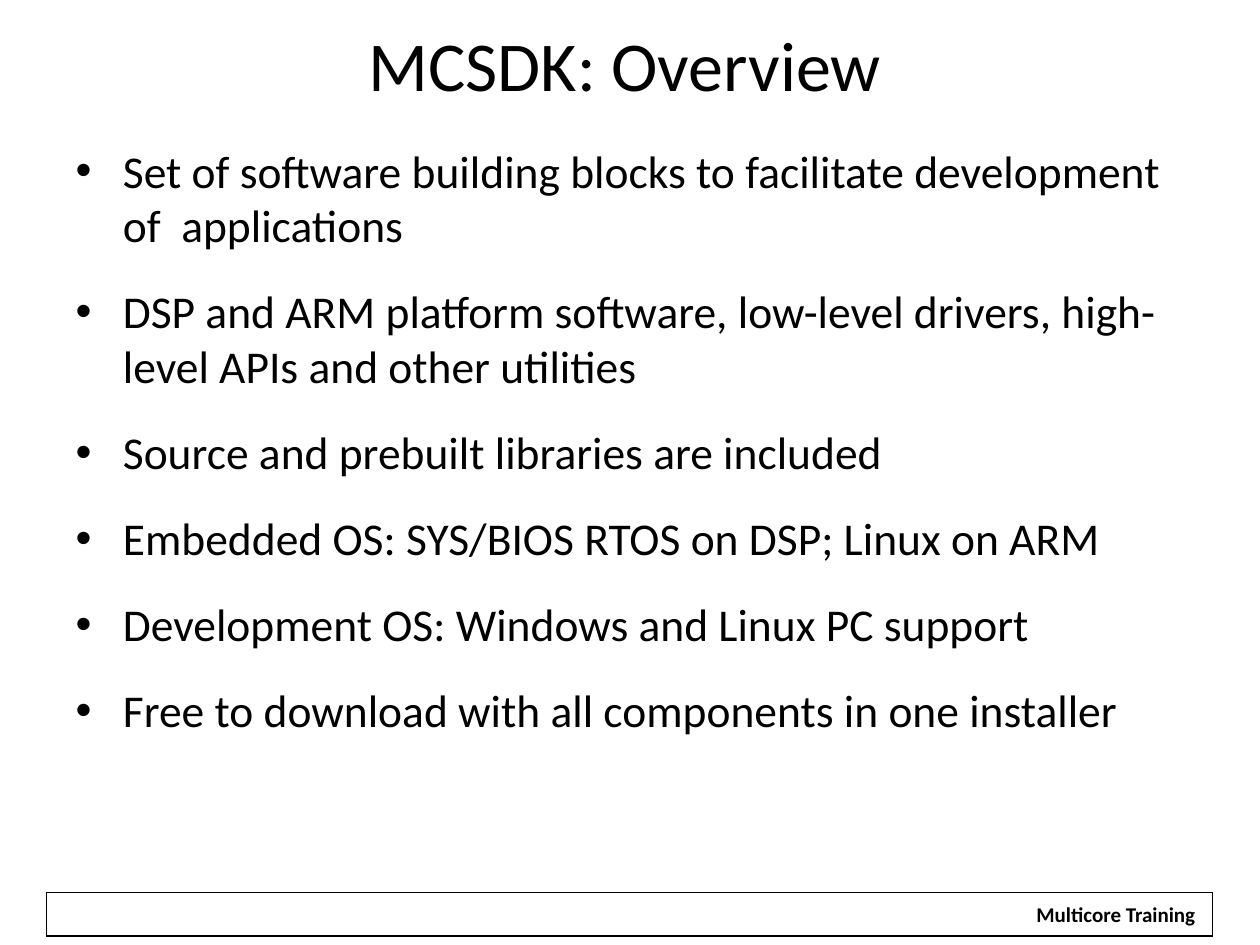
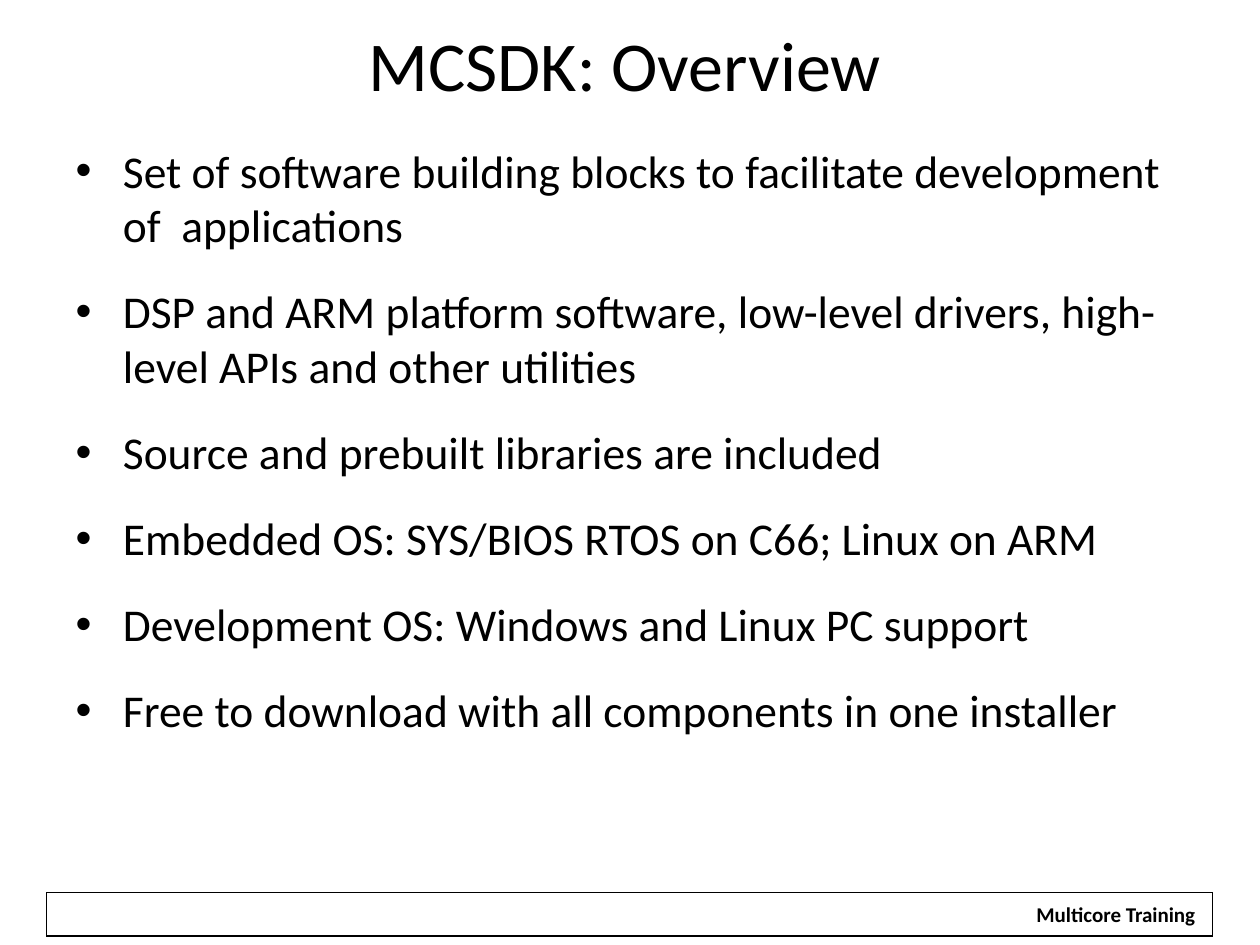
Before and after one commit to hari1989/keystone-workshop, a slide deck: slide 9 of preliminary/Working/presentations/KS1-2 SW Overview.pptx. Drawn at 1260x945 pixels with LibreOffice and Linux fonts; fonts in the diff are those of the drawing; background and template pictures are left out. Boxes give left, top, right and bottom in pixels: in the first picture for what was removed or moved away, otherwise in the second. Text is boxed around its words. In the diff, an @@ line names an element or a change of style, - is before the commit and + after.

```diff
--- a/preliminary/Working/presentations/KS1-2 SW Overview.pptx
+++ b/preliminary/Working/presentations/KS1-2 SW Overview.pptx
@@ text at [123,523,1097,561]: text changed @@
-• Embedded OS: SYS/BIOS RTOS on DSP; Linux on ARM
+• Embedded OS: SYS/BIOS RTOS on C66; Linux on ARM
```
Also in this commit, not shown: 5 other slides changed, 1 slide removed.
